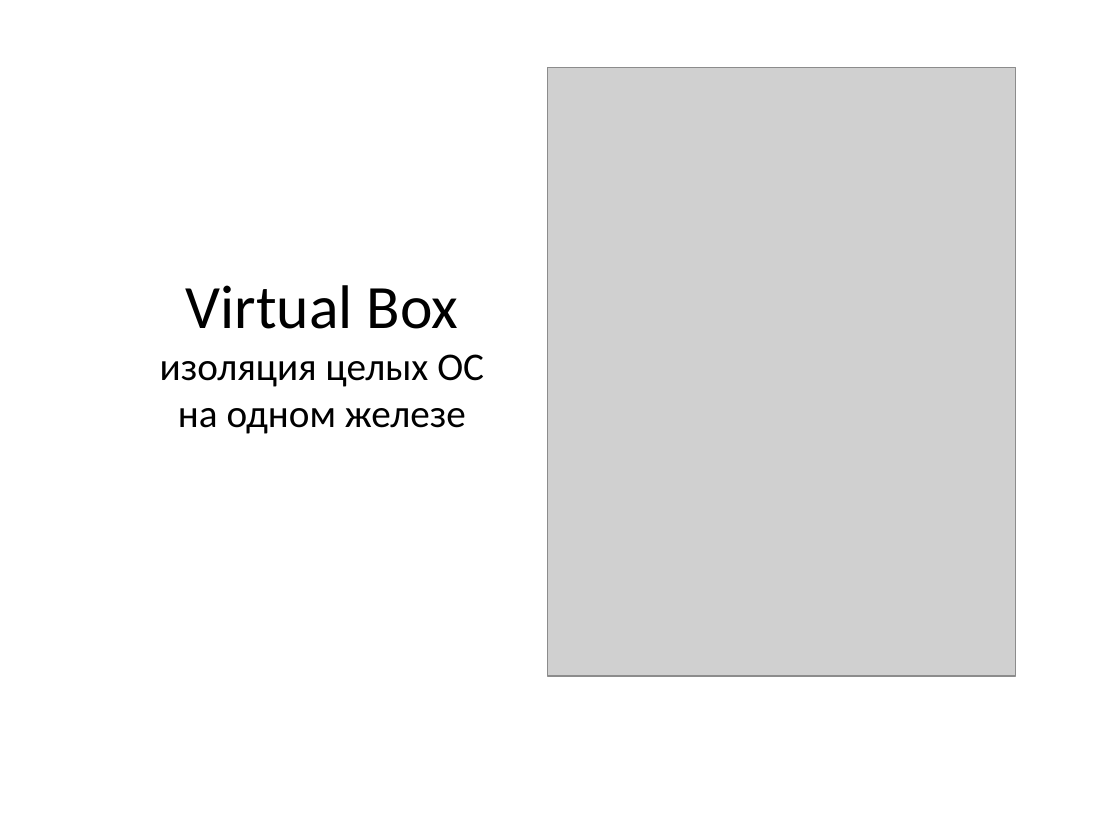
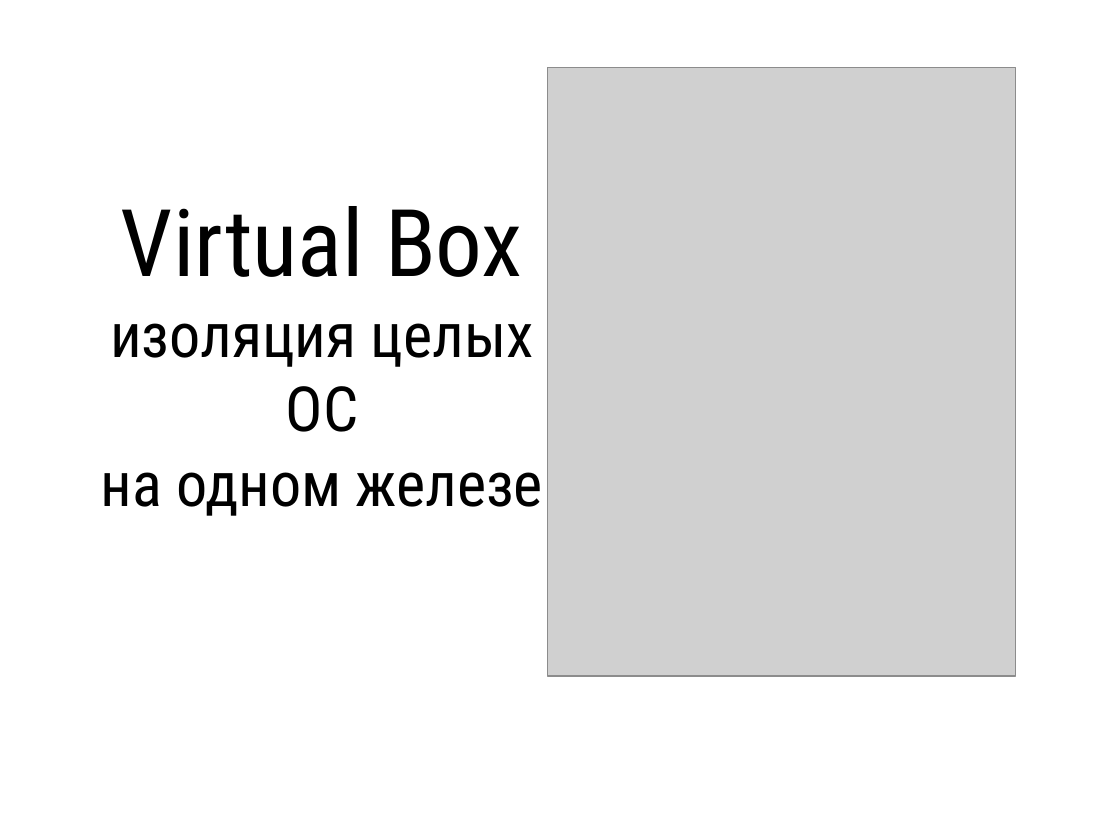
Before and after one commit to adilet-web-dev/university, a slide deck: slide 1 of Virtual Box.pptx. Drawn at 1120x840 pixels with LibreOffice and Linux fonts; fonts in the diff are those of the drawing; grey boxes stand for pictures. Boxes give left, top, right and bottom in pixels: in the first picture for what was removed or moved away, otherwise in the second. Text is boxed around its words. In the diff, an @@ line names an element or a change of style, - is before the commit and + after.

```diff
--- a/Virtual Box.pptx
+++ b/Virtual Box.pptx
@@ title "Virtual Box изоляция целых ОС ..." at (101, 206, 543, 516): size 39.6 to 60 pt in "Virtual Box"; size 25.2 to 40 pt in "изоляция целых ОС на одном железе"; font Calibri to Roboto Condensed @@
```
Also in this commit, not shown: 2 other slides changed, 6 slides added, 5 slides removed.
